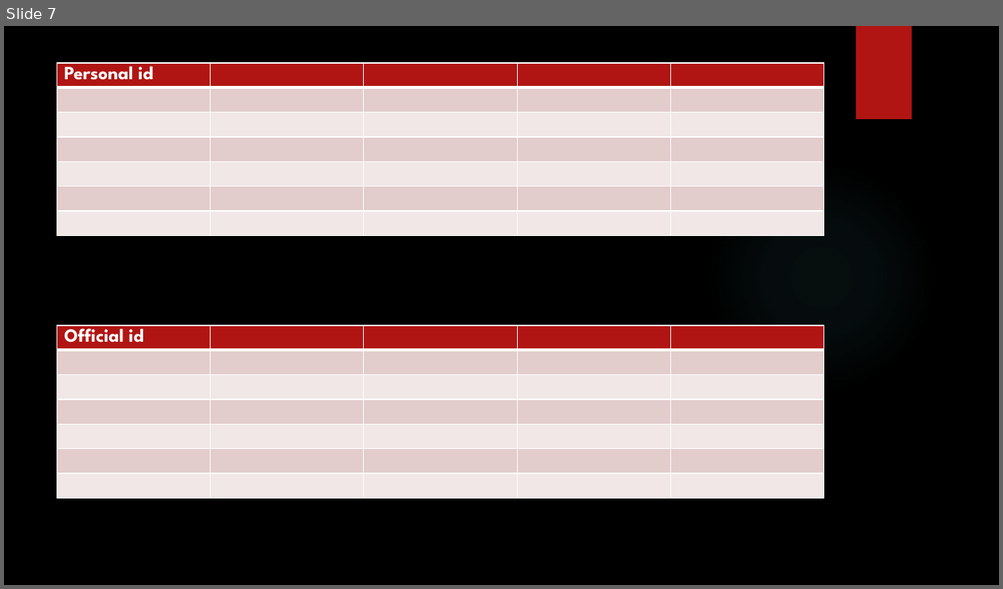
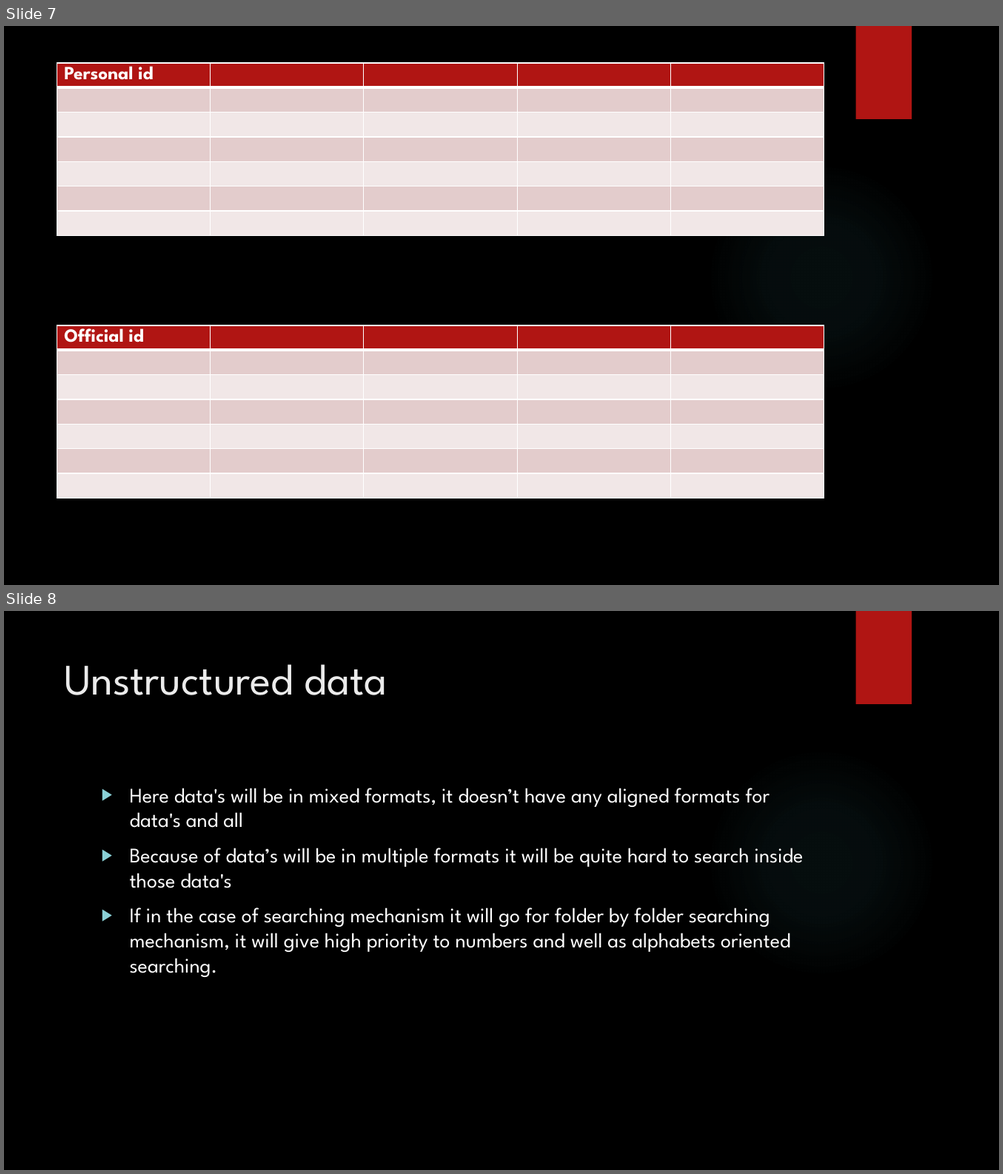
Before and after one commit to karthick1808/DW001, a slide deck: Bigdata Basics.pptx. Shown one above the other, each under a label of ours: slide 7 before the commit, slides 7 and 8 after it. The pictures are 1003x589 and 1003x1174 pixels, drawn with LibreOffice and Linux fonts; fonts in the diff are those of the drawing; background and template pictures are left out. Boxes give left, top, right and bottom in pixels: in the first picture for what was removed or moved away, otherwise in the second. Text is boxed around its words. In the diff, an @@ line names an element or a change of style, - is before the commit and + after.

```diff
--- a/Bigdata Basics.pptx
+++ b/Bigdata Basics.pptx
@@ slide 8 added at (4, 611, 999, 1170), background picture (left out); not listed: 2 template elements that a slide beside it also shows @@
@@ title added at (64, 664, 387, 695), 42 pt, text #EBEBEB @@
+Unstructured data
@@ text added at (130, 788, 803, 977), 20 pt, text #FFFFFF @@
+▶ Here data's will be in mixed formats, it doesn’t have any aligned formats for data's and all
+▶ Because of data’s will be in multiple formats it will be quite hard to search inside those data's
+▶ If in the case of searching mechanism it will go for folder by folder searching mechanism, it will give high priority to numbers and well as alphabets oriented searching.
```
Also in this commit, not shown: 3 other slides added.
